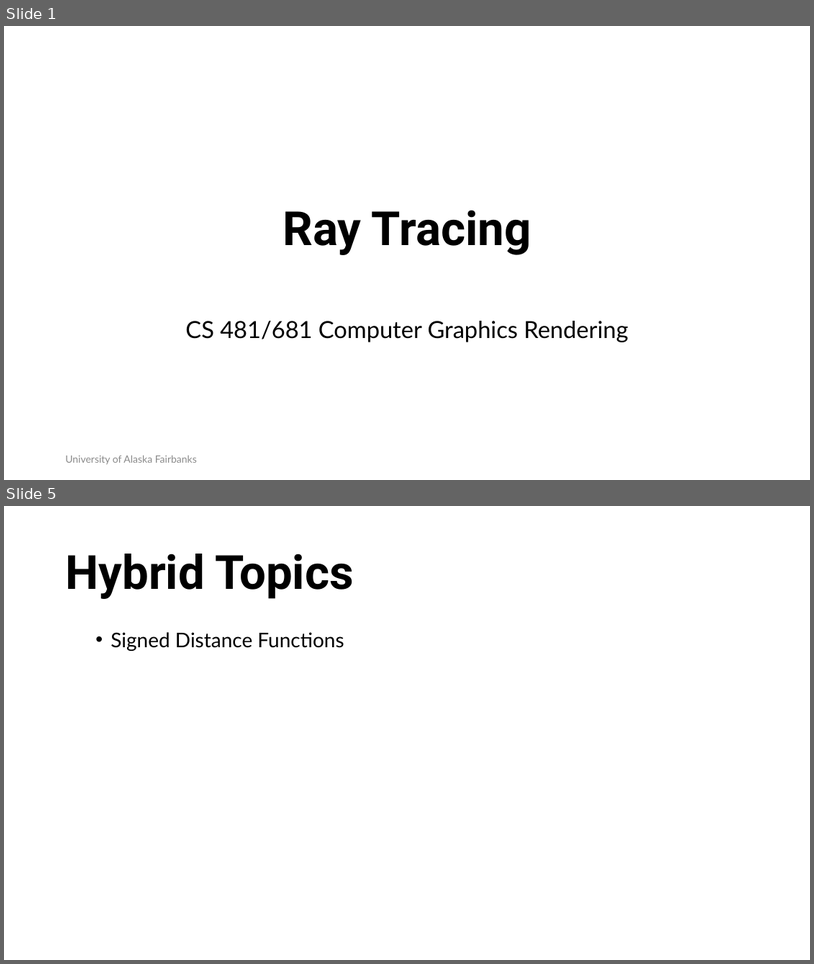
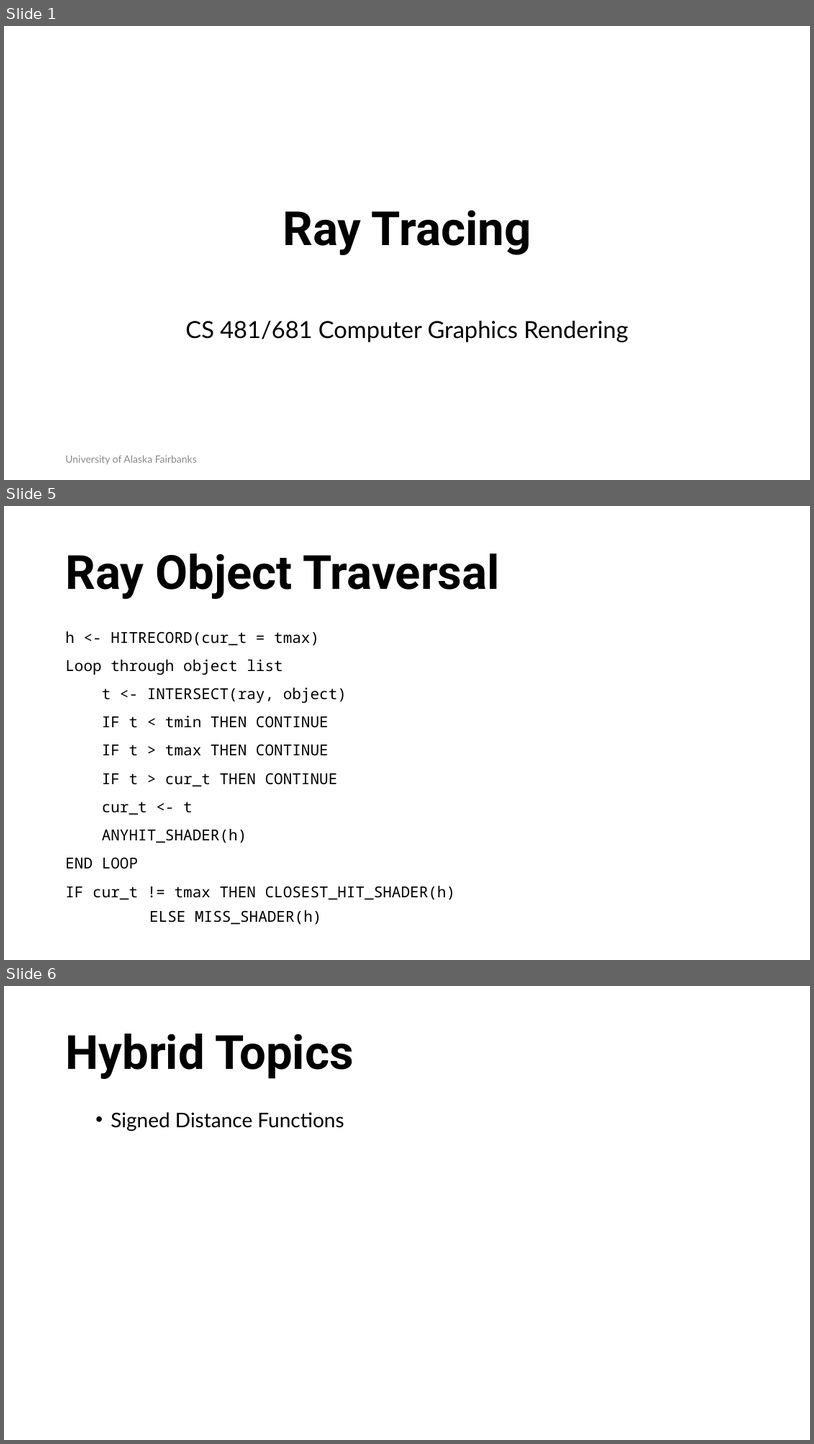
Before and after one commit to RahidZaman/cs481681-cgr, a slide deck: slides/pptx/week03.pptx. Shown one above the other, each under a label of ours: slides 1 and 5 before the commit, slides 1, 5 and 6 after it; the slides between them are not shown. The pictures are 814x964 and 814x1444 pixels, drawn with LibreOffice and Linux fonts; fonts in the diff are those of the drawing; background and template pictures are left out. Boxes give left, top, right and bottom in pixels: in the first picture for what was removed or moved away, otherwise in the second. Text is boxed around its words. In the diff, an @@ line names an element or a change of style, - is before the commit and + after.

Commit message:
Miss Shader and Sky Models Activity Worksheet

```diff
--- a/slides/pptx/week03.pptx
+++ b/slides/pptx/week03.pptx
@@ slide 5 added at box(4, 506, 810, 960), background #FFFFFF @@
@@ title added at box(65, 554, 500, 599), 56 pt, text #000000, bold @@
+Ray Object Traversal
@@ text added at box(65, 631, 456, 924), 18 pt, text #000000 @@
+h <- HITRECORD(cur_t = tmax)
+Loop through object list
+t <- INTERSECT(ray, object)
+IF t < tmin THEN CONTINUE
+IF t > tmax THEN CONTINUE
+IF t > cur_t THEN CONTINUE
+cur_t <- t
+ANYHIT_SHADER(h)
+END LOOP
+IF cur_t != tmax THEN CLOSEST_HIT_SHADER(h)
+ELSE MISS_SHADER(h)
@@ what was slide 5 is now slide 6 @@
```
Also in this commit, not shown: 1 slide changed, 2 other slides added, 2 slides removed, 12 other files.
